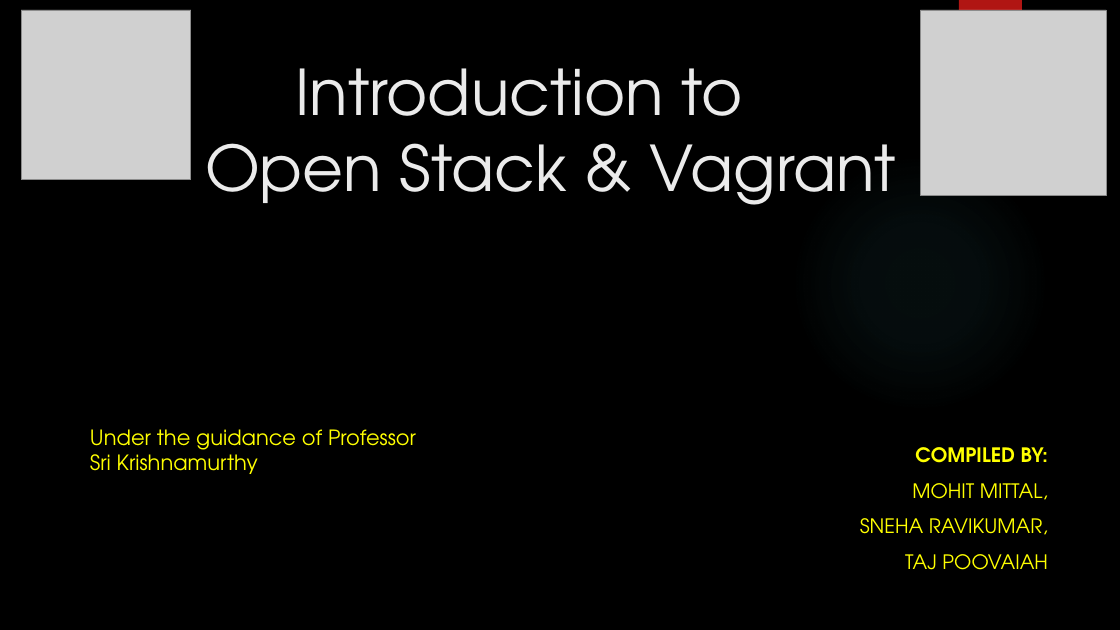
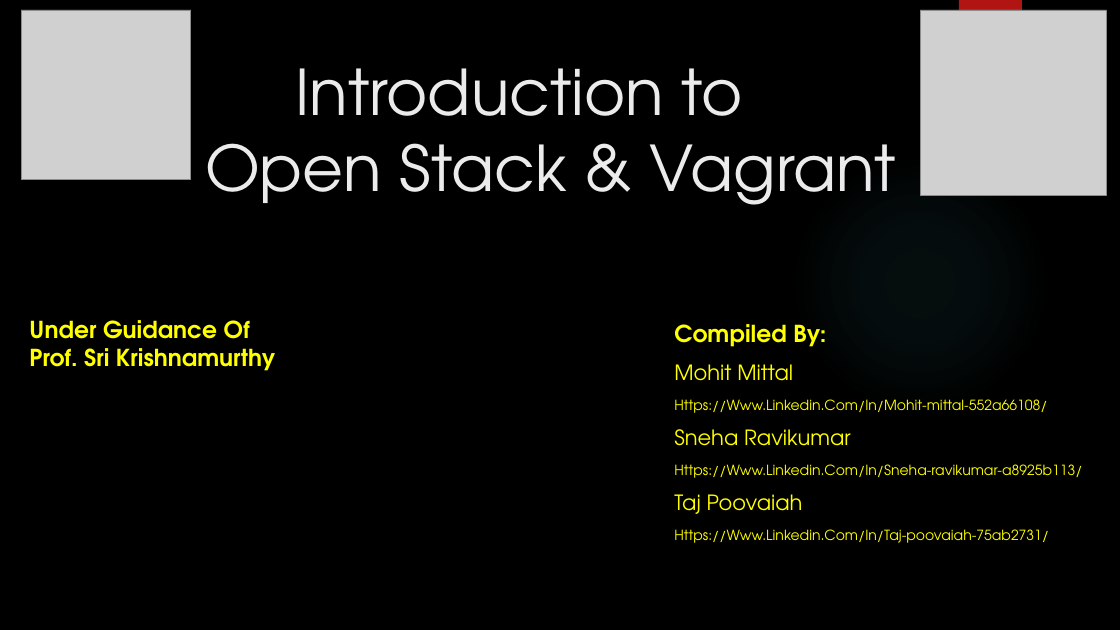
Before and after one commit to pptaj/ADS_Presentation, a slide deck: slide 1 of ADS_Presentation.pptx. Drawn at 1120x630 pixels with LibreOffice and Linux fonts; fonts in the diff are those of the drawing; grey boxes stand for pictures; background and template pictures are left out. Boxes give left, top, right and bottom in pixels: in the first picture for what was removed or moved away, otherwise in the second. Text is boxed around its words. In the diff, an @@ line names an element or a change of style, - is before the commit and + after.

```diff
--- a/ADS_Presentation.pptx
+++ b/ADS_Presentation.pptx
@@ text at [29,320,275,371]: text changed; size 18 to 20 pt; bold on @@
-Under the guidance of Professor Sri Krishnamurthy
+Under Guidance Of
+Prof. Sri Krishnamurthy
@@ subtitle at [674,324,1082,543]: text changed; size 17 to 12 pt @@
-COMPILED BY:
-MOHIT MITTAL,
-SNEHA RAVIKUMAR,
-TAJ POOVAIAH
+Compiled By:
+Mohit Mittal
+Https://Www.Linkedin.Com/In/Mohit-mittal-552a66108/
+Sneha Ravikumar
+Https://Www.Linkedin.Com/In/Sneha-ravikumar-a8925b113/
+Taj Poovaiah
+Https://Www.Linkedin.Com/In/Taj-poovaiah-75ab2731/
```
Also in this commit, not shown: 1 other slide changed.
